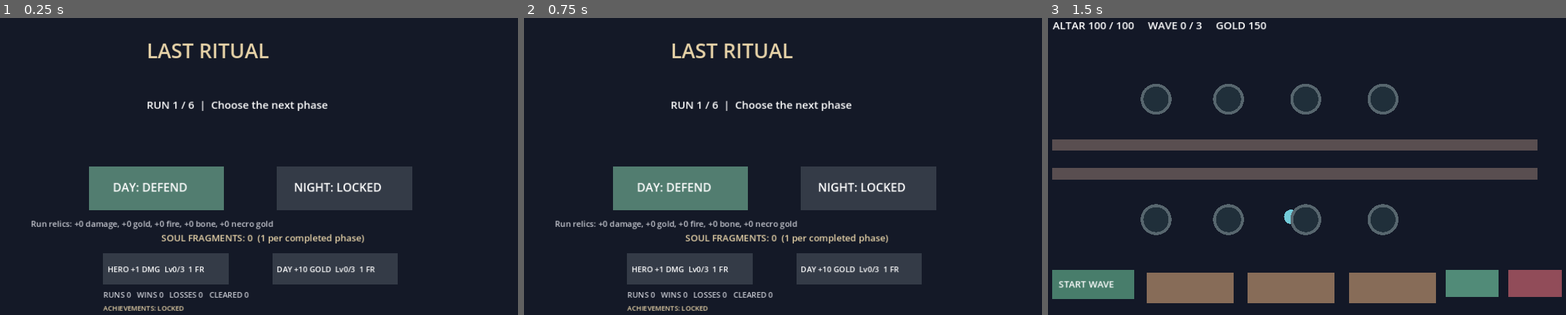
Above: before the commit, frames 1-3 (left to right).
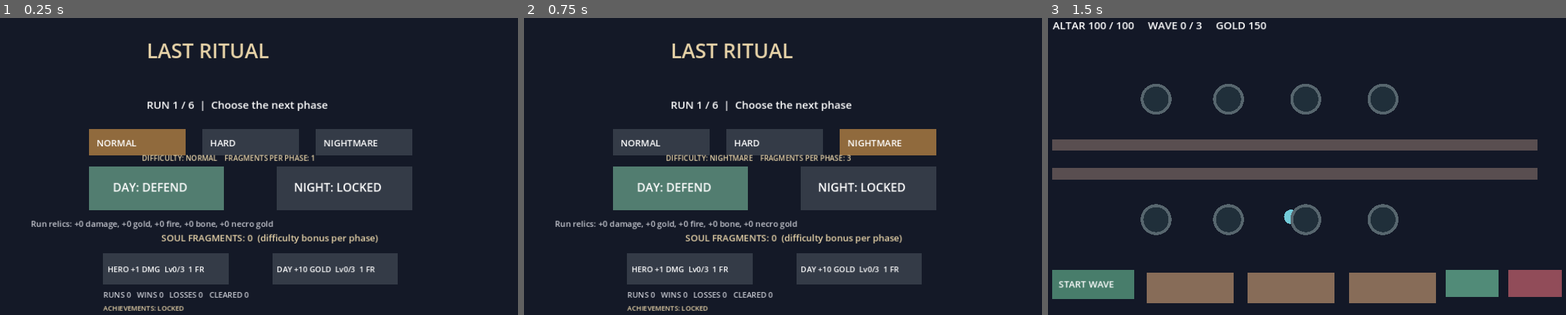
Above: after the commit, the same moments.

Repository: DoctorStrangeSH/Last-Ritual
Game: Godot game, scene res://scenes/run_loop.tscn
The game is run twice, just before and just after one commit, with the same random seed, the same clock (stepped at 60 frames per second) and the same inputs.
Inputs (mouse positions are in pixels of both pictures, inside the frame that each line leads up to):
- Up to frame 1 (0.25 s): no input
- Up to frame 2 (0.75 s): tap Enter at 0.5 s; move the mouse to (896, 148) at 0.52 s; hold Right (ui_right) from 0.53 s (still down); tap R at 0.6 s; click (896, 148) at 0.67 s
- Up to frame 3 (1.5 s): tap Space at 1.25 s; move the mouse to (1187, 178) at 1.27 s; release Right (ui_right) at 1.28 s; hold Down (ui_down) from 1.28 s (still down); tap R at 1.35 s; click (1187, 178) at 1.42 s

The runs differ from the first frame. In frame 1, 5.8% of the frame differs, in the area x 17-80%, y 37-76%; in frame 2, 5.8%; in frame 3, nothing differs.

Commit message:
V5: три уровня сложности с усилением врагов и наград (#87)
* feat(v5): scale TD enemy durability, speed and boss blast by difficulty

* feat(v5): scale night dungeon enemies with selected difficulty

* feat(v5): select difficulty by mouse in hub and award bonus fragments

* test(v5): difficulty selection, enemy scaling, rewards and reset

* docs(v5): complete PR86 and track difficulty modes with balance QA

Diff:
--- a/scripts/run_loop.gd
+++ b/scripts/run_loop.gd
@@ -6,6 +6,9 @@
 var meta = META_SCRIPT.new()
 var phase := "hub" # hub, day, night, reward, victory, defeat
 var phase_count := 0
+var difficulty := 0 # 0 normal, 1 hard, 2 nightmare
+const DIFFICULTY_NAMES := ["NORMAL", "HARD", "NIGHTMARE"]
+const DIFFICULTY_BUTTONS := [Rect2(240, 252, 200, 55), Rect2(475, 252, 200, 55), Rect2(710, 252, 200, 55)]
 var completed_phases := 0
 var run_damage_bonus := 0
 var run_speed_bonus := 0.0
@@ -25,6 +28,13 @@
     meta.load_profile()
     queue_redraw()
 
+func set_difficulty(level: int) -> bool:
+    if phase != "hub" or phase_count != 0 or level < 0 or level > 2:
+        return false
+    difficulty = level
+    queue_redraw()
+    return true
+
 func expected_phase() -> String:
     return "day" if phase_count % 2 == 0 else "night"
 
@@ -38,6 +48,7 @@
         meta.save_profile()
     last_phase = kind
     active_game = TD_SCENE.instantiate() if kind == "day" else NIGHT_SCENE.instantiate()
+    active_game.difficulty = difficulty
     add_child(active_game)
     if kind == "day":
         active_game.coins += run_gold_bonus + meta.treasury_level * 10
@@ -63,7 +74,7 @@
     else:
         completed_phases += 1
         meta.record_phase_clear()
-        meta.award(1)
+        meta.award(1 + difficulty)
         phase_count += 1
         phase = "victory" if phase_count >= 6 else "reward"
         if phase == "victory":
@@ -110,6 +121,10 @@
         return
     var point: Vector2 = event.position
     if phase == "hub":
+        for i in range(DIFFICULTY_BUTTONS.size()):
+            if DIFFICULTY_BUTTONS[i].has_point(point) and set_difficulty(i):
+                get_viewport().set_input_as_handled()
+                return
         if META_HERO_BUTTON.has_point(point) and meta.buy_upgrade("hero"):
             meta.save_profile()
             queue_redraw()
@@ -143,6 +158,7 @@
         active_game = null
     phase = "hub"
     phase_count = 0
+    difficulty = 0
     completed_phases = 0
     run_damage_bonus = 0
     run_speed_bonus = 0.0
@@ -159,12 +175,16 @@
         "hub":
             draw_string(ThemeDB.fallback_font, Vector2(360, 210), "RUN %d / 6  |  Choose the next phase" % (phase_count + 1), HORIZONTAL_ALIGNMENT_LEFT, -1, 22, Color.WHITE)
             var next_phase := expected_phase()
+            for i in range(DIFFICULTY_BUTTONS.size()):
+                draw_rect(DIFFICULTY_BUTTONS[i], Color("#906a3d") if difficulty == i else Color("#343b47"))
+                draw_string(ThemeDB.fallback_font, DIFFICULTY_BUTTONS[i].position + Vector2(16, 36), DIFFICULTY_NAMES[i], HORIZONTAL_ALIGNMENT_LEFT, -1, 19, Color.WHITE)
+            draw_string(ThemeDB.fallback_font, Vector2(350, 318), "DIFFICULTY: %s    FRAGMENTS PER PHASE: %d" % [DIFFICULTY_NAMES[difficulty], 1 + difficulty], HORIZONTAL_ALIGNMENT_LEFT, -1, 15, Color("#e7d3a8"))
             draw_rect(DAY_BUTTON, Color("#527d70") if next_phase == "day" else Color("#343b47"))
             draw_rect(NIGHT_BUTTON, Color("#594d78") if next_phase == "night" else Color("#343b47"))
             draw_string(ThemeDB.fallback_font, Vector2(290, 382), "DAY: DEFEND" if next_phase == "day" else "DAY: COMPLETE", HORIZONTAL_ALIGNMENT_LEFT, -1, 24, Color.WHITE)
             draw_string(ThemeDB.fallback_font, Vector2(665, 382), "NIGHT: EXPLORE" if next_phase == "night" else "NIGHT: LOCKED", HORIZONTAL_ALIGNMENT_LEFT, -1, 24, Color.WHITE)
             draw_string(ThemeDB.fallback_font, Vector2(120, 455), "Run relics: +%d damage, +%d gold, +%d fire, +%d bone, +%d necro gold" % [run_damage_bonus, run_gold_bonus, run_fire_bonus, run_bone_tower_bonus, run_necro_kill_bonus], HORIZONTAL_ALIGNMENT_LEFT, -1, 17, Color("#c7c9d1"))
-            draw_string(ThemeDB.fallback_font, Vector2(390, 485), "SOUL FRAGMENTS: %d  (1 per completed phase)" % meta.fragments, HORIZONTAL_ALIGNMENT_LEFT, -1, 19, Color("#e7d3a8"))
+            draw_string(ThemeDB.fallback_font, Vector2(390, 485), "SOUL FRAGMENTS: %d  (difficulty bonus per phase)" % meta.fragments, HORIZONTAL_ALIGNMENT_LEFT, -1, 19, Color("#e7d3a8"))
             draw_string(ThemeDB.fallback_font, Vector2(270, 602), "RUNS %d   WINS %d   LOSSES %d   CLEARED %d" % [meta.runs_started, meta.runs_won, meta.runs_lost, meta.phases_cleared], HORIZONTAL_ALIGNMENT_LEFT, -1, 16, Color("#c7c9d1"))
             var badges := []
             if meta.achievement_unlocked("first_steps"):
--- a/scripts/topdown_night_prototype.gd
+++ b/scripts/topdown_night_prototype.gd
@@ -4,6 +4,7 @@
 const SPEED := 240.0
 const ATTACK_RANGE := 155.0
 var room_index := 0
+var difficulty := 0 # 0 normal, 1 hard, 2 nightmare
 var dungeon_seed := 0
 var room_variant := 0
 var route_boon := ""
@@ -41,9 +42,9 @@
     var offsets := [Vector2.ZERO, Vector2(-90.0, 65.0), Vector2(40.0, -65.0)]
     var offset: Vector2 = offsets[room_variant]
     for i in range(2):
-        enemies.append({"pos": Vector2(570.0 + i * 160.0, 240.0 + i * 130.0) + offset, "hp": 3 + (2 if room_variant == 2 else 0), "speed": 65.0 + i * 20.0 + (25.0 if room_variant == 1 else 0.0), "ranged": i == 1})
+        enemies.append({"pos": Vector2(570.0 + i * 160.0, 240.0 + i * 130.0) + offset, "hp": 3 + (2 if room_variant == 2 else 0) + difficulty * 2, "speed": (65.0 + i * 20.0 + (25.0 if room_variant == 1 else 0.0)) * (1.0 + difficulty * 0.15), "ranged": i == 1})
     if room_variant == 2:
-        enemies.append({"pos": Vector2(850.0, 450.0), "hp": 6, "speed": 90.0, "ranged": false})
+        enemies.append({"pos": Vector2(850.0, 450.0), "hp": 6 + difficulty * 2, "speed": 90.0 * (1.0 + difficulty * 0.15), "ranged": false})
     queue_redraw()
 
 func set_dungeon_seed(value: int) -> void:
--- a/scripts/topdown_td_prototype.gd
+++ b/scripts/topdown_td_prototype.gd
@@ -7,6 +7,7 @@
 var selected_type := ""
 var selected_slot := -1
 var coins := 150
+var difficulty := 0 # 0 normal, 1 hard, 2 nightmare
 var fire_synergy_bonus := 0
 var bone_synergy_bonus := 0
 var necro_kill_bonus := 0
@@ -77,12 +78,12 @@
     var count := wave_number + 2
     for i in range(count):
         var role := "runner" if wave_number >= 2 and i % 3 == 0 else ("brute" if wave_number >= 2 and i % 3 == 1 else "grunt")
-        var hp := (7 + wave_number) if role == "brute" else (2 + wave_number if role == "runner" else 3 + wave_number)
-        var speed := 135.0 if role == "runner" else (55.0 if role == "brute" else 85.0)
+        var hp := ((7 + wave_number) if role == "brute" else (2 + wave_number if role == "runner" else 3 + wave_number)) + difficulty * 2
+        var speed := (135.0 if role == "runner" else (55.0 if role == "brute" else 85.0)) * (1.0 + 0.15 * difficulty)
         enemies.append({"lane": i % PATHS.size(), "pos": PATHS[i % PATHS.size()][0], "waypoint": 1, "hp": hp, "speed": speed, "role": role, "delay": float(i) * 0.7})
         enemies_spawned += 1
     if wave_number == 3:
-        enemies.append({"lane": 0, "pos": PATHS[0][0], "waypoint": 1, "hp": 55, "speed": 28.0, "role": "boss", "delay": 3.0, "boss_charge": 0.0, "boss_warning": false, "interrupt_hits": 0})
+        enemies.append({"lane": 0, "pos": PATHS[0][0], "waypoint": 1, "hp": 55 + difficulty * 15, "speed": 28.0 * (1.0 + 0.15 * difficulty), "role": "boss", "delay": 3.0, "boss_charge": 0.0, "boss_warning": false, "interrupt_hits": 0})
         enemies_spawned += 1
     queue_redraw()
     return true
@@ -119,7 +120,7 @@
             enemy["boss_charge"] = 0.0
             enemy["boss_warning"] = false
             enemy["interrupt_hits"] = 0
-            altar_hp = maxi(0, altar_hp - 8)
+            altar_hp = maxi(0, altar_hp - (8 + difficulty * 4))
             if altar_hp == 0:
                 defense_state = "lost"
     queue_redraw()
@@ -405,7 +406,7 @@
                 draw_circle(enemy["pos"], 19.0, Color("#df96ba"))
                 if enemy.get("boss_warning", false):
                     draw_arc(enemy["pos"], 45.0, 0.0, TAU, 48, Color("#ffde80"), 4.0)
-                draw_rect(Rect2(enemy["pos"] + Vector2(-28.0, -43.0), Vector2(56.0 * clampf(float(enemy["hp"]) / 55.0, 0.0, 1.0), 5.0)), Color("#df7b94"))
+                draw_rect(Rect2(enemy["pos"] + Vector2(-28.0, -43.0), Vector2(56.0 * clampf(float(enemy["hp"]) / float(55 + difficulty * 15), 0.0, 1.0), 5.0)), Color("#df7b94"))
             else:
                 draw_circle(enemy["pos"], 16.0 if enemy.get("role", "grunt") == "brute" else 10.0 if enemy.get("role", "grunt") == "runner" else 12.0, Color("#8591b8") if enemy.get("role", "grunt") == "brute" else Color("#efc36f") if enemy.get("role", "grunt") == "runner" else Color("#c67f64"))
     for spirit in summoned_spirits:
--- a/tests/topdown_smoke.gd
+++ b/tests/topdown_smoke.gd
@@ -149,14 +149,37 @@
         restored.award(20)
         check(restored.buy_upgrade("hero") and restored.buy_upgrade("hero") and not restored.buy_upgrade("hero"), "Permanent upgrade obeys level cap")
         DirAccess.remove_absolute(ProjectSettings.globalize_path(profile.save_path))
+    var hard_td_scene := load("res://scenes/topdown_td_prototype.tscn") as PackedScene
+    if hard_td_scene != null:
+        var hard_td = hard_td_scene.instantiate()
+        root.add_child(hard_td)
+        hard_td.difficulty = 2
+        check(hard_td.start_wave() and hard_td.enemies[0]["hp"] == 8 and float(hard_td.enemies[0]["speed"]) > 85.0, "Nightmare TD wave has tougher faster enemies")
+        hard_td.wave_number = 2
+        hard_td.enemies.clear()
+        check(hard_td.start_wave() and hard_td.enemies.back()["role"] == "boss" and hard_td.enemies.back()["hp"] == 85, "Nightmare boss gains durability")
+        hard_td.enemies.clear()
+        hard_td.queue_free()
+    var hard_night_scene := load("res://scenes/topdown_night_prototype.tscn") as PackedScene
+    if hard_night_scene != null:
+        var hard_night = hard_night_scene.instantiate()
+        root.add_child(hard_night)
+        hard_night.difficulty = 1
+        hard_night.open_room(0)
+        check(hard_night.enemies[0]["hp"] == 5 and float(hard_night.enemies[0]["speed"]) > 65.0, "Hard night enemies get boosted HP and movement")
+        hard_night.queue_free()
     var run_scene := load("res://scenes/run_loop.tscn") as PackedScene
     check(run_scene != null, "Unified day-night run scene loads")
     if run_scene != null:
         var run = run_scene.instantiate()
         root.add_child(run)
         check(run.phase == "hub", "Run starts at phase selection hub")
+        check(not run.set_difficulty(-1) and not run.set_difficulty(3), "Invalid difficulty rejected")
+        check(run.set_difficulty(2) and run.difficulty == 2, "Nightmare difficulty selectable from hub")
+        check(run.set_difficulty(0), "Normal difficulty selectable from hub")
         check(run.expected_phase() == "day" and not run.start_phase("night"), "Run requires day as first phase")
         check(run.start_phase("day") and run.phase == "day", "Run can start day defense")
+        check(not run.set_difficulty(2), "Difficulty cannot be changed during a run")
         check(not run.start_phase("day"), "Cannot restart active phase to duplicate run starts")
         run.finish_phase(true)
         check(run.phase == "reward" and run.completed_phases == 1, "Winning a phase grants run reward")
@@ -222,6 +245,18 @@
         check(run.choose_run_reward("necro") and run.run_necro_kill_bonus == 3, "Necro reward adds kill gold")
         check(run.start_phase("day") and run.active_game.necro_kill_bonus == 3, "Necro reward carries into tower defense")
         run.queue_free()
+        var difficulty_run = run_scene.instantiate()
+        root.add_child(difficulty_run)
+        check(difficulty_run.set_difficulty(2) and difficulty_run.start_phase("day"), "Nightmare difficulty propagates to day")
+        check(difficulty_run.active_game.difficulty == 2, "Day receives Nightmare setting")
+        var difficulty_fragments: int = difficulty_run.meta.fragments
+        difficulty_run.finish_phase(true)
+        check(difficulty_run.meta.fragments == difficulty_fragments + 3, "Nightmare phase awards three fragments")
+        check(difficulty_run.choose_run_reward("bone") and difficulty_run.start_phase("night"), "Nightmare run proceeds to night")
+        check(difficulty_run.active_game.difficulty == 2, "Night also receives Nightmare setting")
+        difficulty_run.reset_run()
+        check(difficulty_run.difficulty == 0, "New run defaults to normal")
+        difficulty_run.queue_free()
     var packed := load("res://scenes/topdown_night_prototype.tscn") as PackedScene
     check(packed != null, "Top-down entry scene loads")
     if packed == null:
Not shown, changed: docs/ROADMAP.md
